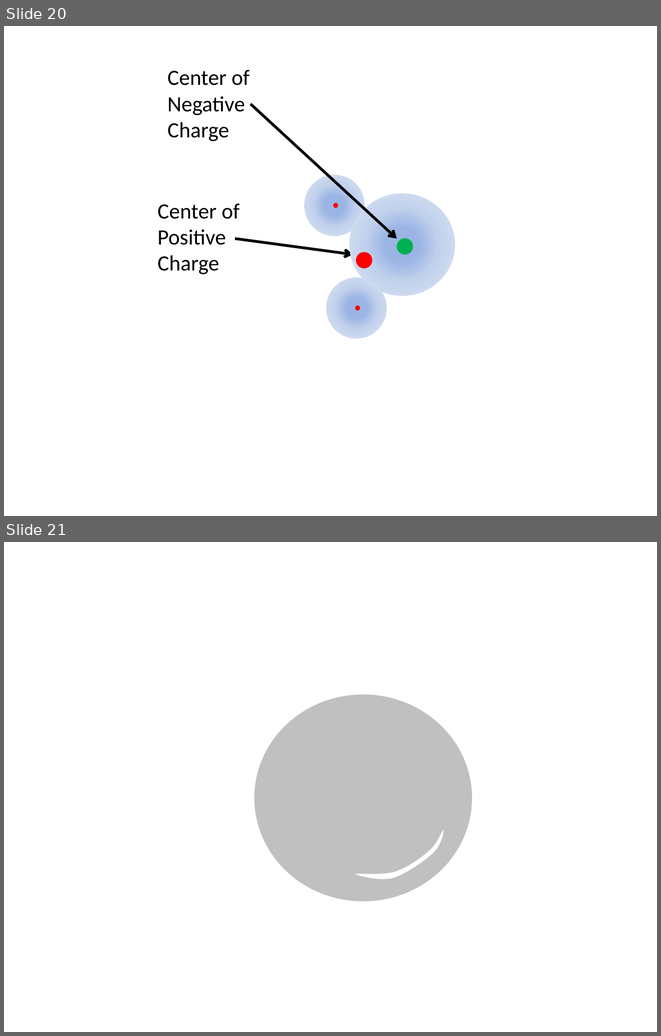
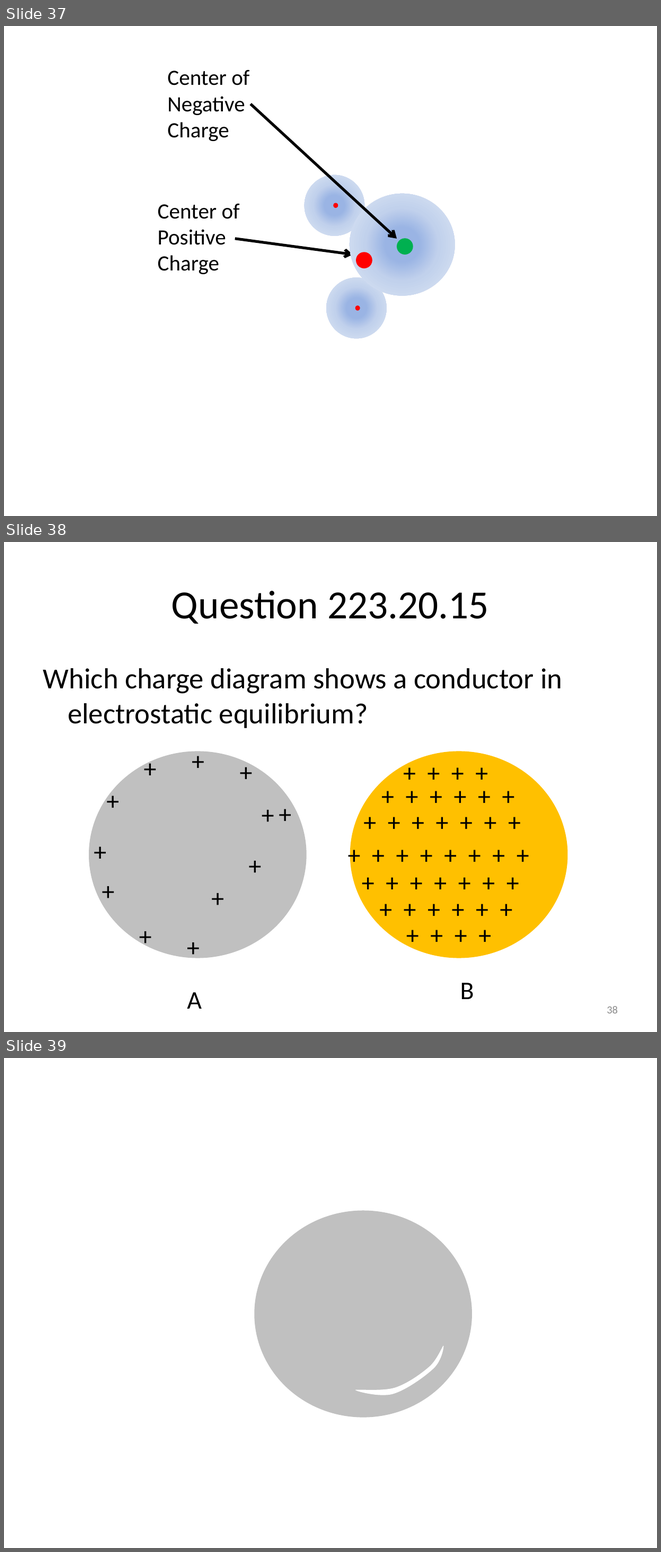
Before and after one commit to rtlines/PH223-Engineering-Physics, a slide deck: Slides/PH223_Lecture_20.pptx. Shown one above the other, each under a label of ours: slides 20 and 21 before the commit, slides 37, 38 and 39 after it. The pictures are 661x1036 and 661x1552 pixels, drawn with LibreOffice and Linux fonts; fonts in the diff are those of the drawing. Boxes give left, top, right and bottom in pixels: in the first picture for what was removed or moved away, otherwise in the second. Text is boxed around its words. In the diff, an @@ line names an element or a change of style, - is before the commit and + after.

```diff
--- a/Slides/PH223_Lecture_20.pptx
+++ b/Slides/PH223_Lecture_20.pptx
@@ slide 38 added at (4,542,657,1032), background #FFFFFF @@
@@ title added at (171,591,489,624), 44 pt, text #000000 @@
+Question 223.20.15
@@ text added at (43,668,562,728), 32 pt, text #000000 @@
+Which charge diagram shows a conductor in electrostatic equilibrium?
@@ ellipse added at (89,751,306,958), fill #C0C0C0 @@
@@ ellipse added at (350,751,567,958), fill #FFC000 @@
@@ text added at (396,753,512,791), 28 pt, text #000000 @@
++ + + +
@@ text added at (375,776,549,814), 28 pt, text #000000 @@
++ + + + + +
@@ text added at (358,803,560,840), 28 pt, text #000000 @@
++ + + + + + +
@@ group added at (88,742,306,968): 12 texts @@
++
++
++
++
++
++
++
++
++
++
++
++
@@ text added at (342,835,574,872), 28 pt, text #000000 @@
++ + + + + + + +
@@ text added at (355,863,558,900), 28 pt, text #000000 @@
++ + + + + + +
@@ text added at (373,889,547,927), 28 pt, text #000000 @@
++ + + + + +
@@ text added at (400,916,515,953), 28 pt, text #000000 @@
++ + + +
@@ text added at (460,982,474,999), 28 pt, text #000000 @@
+B
@@ text added at (187,992,202,1008), 28 pt, text #000000 @@
+A
@@ page number added at (607,1006,618,1013), 12 pt, text #8C8C8C @@
+38
@@ what was slide 20 is now slide 37 @@
@@ what was slide 21 is now slide 39 @@
```
Also in this commit, not shown: 17 other slides added, 35 other files.
